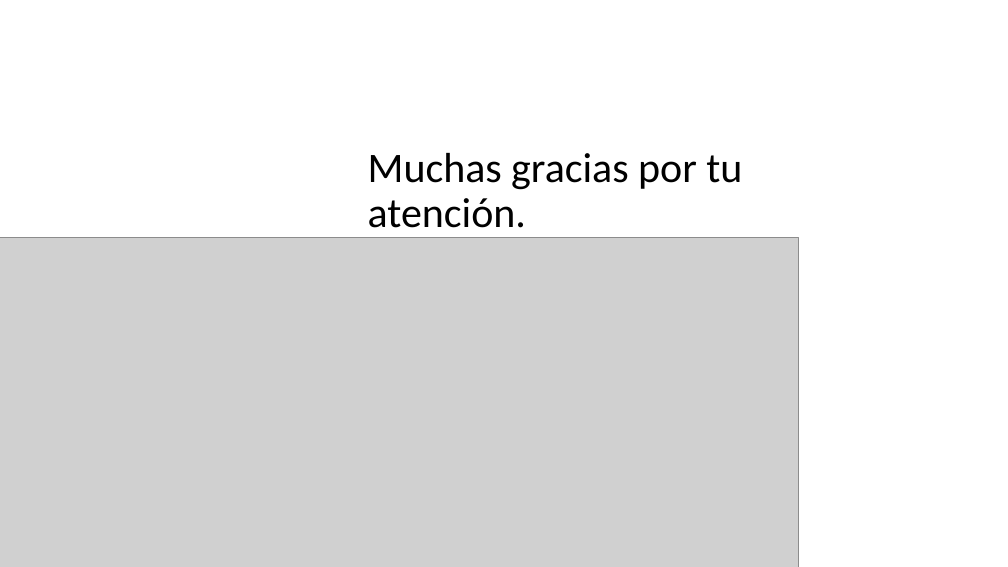
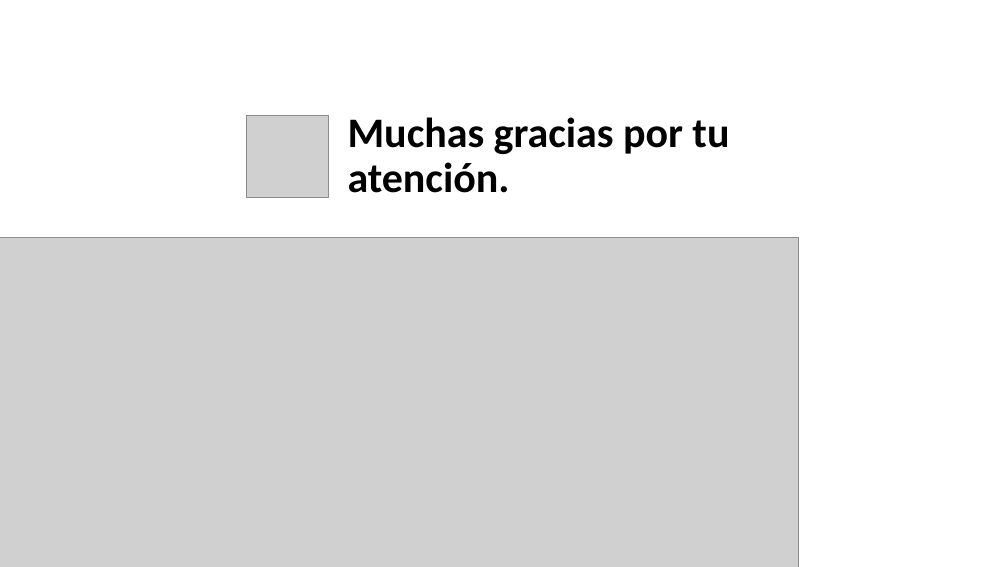
Before and after one commit to alejandromaringomez/ProyectoCameraShop, a slide deck: slide 8 of Camera.Shop.pptx (slide 7 before the commit). Drawn at 1008x567 pixels with LibreOffice and Linux fonts; fonts in the diff are those of the drawing; grey boxes stand for pictures. Boxes give left, top, right and bottom in pixels: in the first picture for what was removed or moved away, otherwise in the second. Text is boxed around its words. In the diff, an @@ line names an element or a change of style, - is before the commit and + after.

```diff
--- a/Camera.Shop.pptx
+++ b/Camera.Shop.pptx
@@ picture added at [247, 116, 328, 197] @@
@@ title "Muchas gracias por tu atención.": place and size @@
-title "Muchas gracias por tu atención." at [368, 153, 742, 238]
+title "Muchas gracias por tu atención." at [348, 117, 729, 193]
@@ title "Muchas gracias por tu atención." at [348, 117, 729, 193]: bold on @@
```
Also in this commit, not shown: 2 slides added, 1 slide removed, 1 other file.
